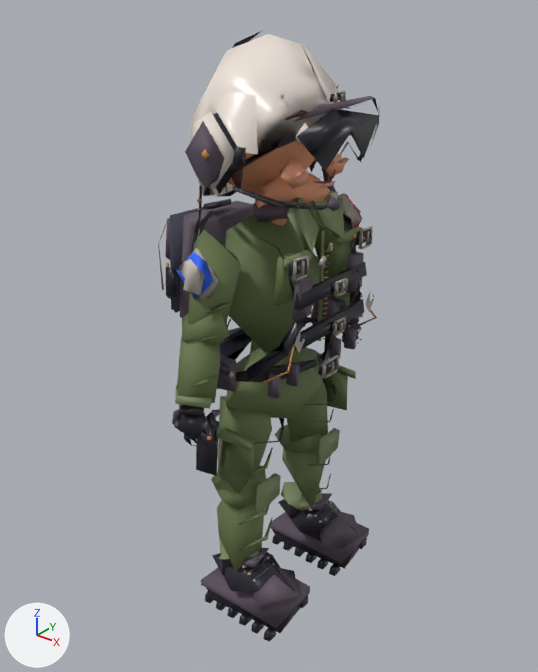
One commit to the glTF model public/assets/models/npc.helicopter-pilot.lod2.glb: the scene before it, then after it.
The view is the same before and after, from a 50 mm camera at (1.242, -1.577, 1.854) aimed at (-0.034, 0.017, 0.865). Arrows for +X, +Y and +Z are at lower left; the lights stay in place. The picture after the commit comes second. Where no turn or scale is listed for an object, it has been applied to the vertices.

Script lines for the objects in view, before the commit:
```python
ob_mesh_0 = bpy.data.objects.new('Mesh_0', me_mesh_0)
ob_mesh_0.location = (0.016, 0.0, 0.77)
ob_mesh_10 = bpy.data.objects.new('Mesh_10', me_mesh_10)
ob_mesh_10.location = (0.001, -0.262, 1.144)
ob_mesh_14 = bpy.data.objects.new('Mesh_14', me_mesh_14)
ob_mesh_14.location = (-0.055, 0.0, 1.062)
ob_mesh_3 = bpy.data.objects.new('Mesh_3', me_mesh_3)
ob_mesh_3.location = (0.008, 0.16, 0.341)
ob_mesh_4 = bpy.data.objects.new('Mesh_4', me_mesh_4)
ob_mesh_4.location = (0.0, -0.152, 0.586)
ob_mesh_6 = bpy.data.objects.new('Mesh_6', me_mesh_6)
ob_mesh_6.location = (0.008, -0.16, 0.341)
ob_mesh_7 = bpy.data.objects.new('Mesh_7', me_mesh_7)
ob_mesh_7.location = (0.001, 0.262, 1.144)
# also in view: 'Mesh_12' at (0.026, -0.382, 0.778); 'Mesh_1' at (0.0, 0.152, 0.586); 'Mesh_2' at (0.062, 0.178, 0.115); 'Mesh_11' at (0.008, -0.326, 0.962); 'Mesh_5' at (0.062, -0.178, 0.115)
```
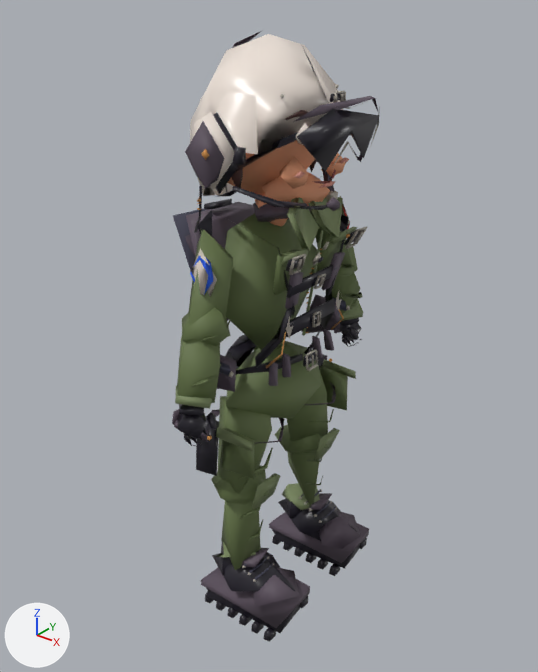
Diff of the bpy script that builds the scene:
```diff
--- a/public/assets/models/npc.helicopter-pilot.lod2.glb.py
+++ b/public/assets/models/npc.helicopter-pilot.lod2.glb.py
@@ me_mesh_3 @@
-me_mesh_3.from_pydata(...)  # 50 vertices, 70 faces; spans x -0.106..0.106, y -0.105..0.105, z -0.176..0.176
+me_mesh_3.from_pydata(...)  # 50 vertices, 70 faces; spans x -0.104..0.106, y -0.105..0.103, z -0.176..0.176
+# me_mesh_3 part 1: 37 of 50 vertices moved; they spanned x -0.106..0.106, y -0.086..0.105, z -0.163..0.102 and now span x -0.082..0.089, y -0.07..0.103, z -0.163..0.102; mean shift (-0.011, -0.002, 0.0); largest move (0.098, 0.007, -0.066) -> (0.067, 0.008, -0.066)
 me_mesh_3.materials.append(mat_pal_apronolive)
@@ me_mesh_6 @@
-me_mesh_6.from_pydata(...)  # 49 vertices, 74 faces; spans x -0.106..0.106, y -0.105..0.105, z -0.176..0.176
+me_mesh_6.from_pydata(...)  # 49 vertices, 74 faces; spans x -0.104..0.106, y -0.103..0.105, z -0.176..0.176
+# me_mesh_6 part 2: 37 of 49 vertices moved; they spanned x -0.106..0.106, y -0.105..0.086, z -0.167..0.102 and now span x -0.089..0.084, y -0.103..0.07, z -0.167..0.102; mean shift (-0.012, 0.003, 0.0); largest move (0.098, -0.007, -0.066) -> (0.067, -0.008, -0.066)
 me_mesh_6.materials.append(mat_pal_apronolive)
@@ me_mesh_7 @@
-me_mesh_7.from_pydata(...)  # 40 vertices, 58 faces; spans x -0.086..0.086, y -0.1..0.1, z -0.14..0.14
+me_mesh_7.from_pydata(...)  # 40 vertices, 58 faces; spans x -0.075..0.072, y -0.081..0.099, z -0.14..0.14
+# me_mesh_7 part 3: 37 of 40 vertices moved; they spanned x -0.086..0.086, y -0.1..0.1, z -0.102..0.106 and now span x -0.075..0.057, y -0.081..0.099, z -0.102..0.1; mean shift (-0.007, -0.019, -0.008); largest move (0.06, 0.089, 0.05) -> (0.04, 0.055, 0.036)
 me_mesh_7.materials.append(mat_pal_apronolive)
@@ me_mesh_10 @@
-me_mesh_10.from_pydata(...)  # 40 vertices, 60 faces; spans x -0.086..0.086, y -0.1..0.1, z -0.14..0.14
+me_mesh_10.from_pydata(...)  # 40 vertices, 60 faces; spans x -0.075..0.072, y -0.099..0.081, z -0.14..0.14
+# me_mesh_10 part 4: 37 of 40 vertices moved; they spanned x -0.086..0.086, y -0.1..0.1, z -0.115..0.106 and now span x -0.075..0.057, y -0.099..0.081, z -0.115..0.1; mean shift (-0.007, 0.018, -0.007); largest move (0.06, -0.089, 0.05) -> (0.04, -0.055, 0.036)
 me_mesh_10.materials.append(mat_pal_apronolive)
@@ me_mesh_14 @@
-me_mesh_14.from_pydata(...)  # 775 vertices, 1153 faces; spans x -0.294..0.294, y -0.242..0.242, z -0.268..0.268
+me_mesh_14.from_pydata(...)  # 775 vertices, 1153 faces; spans x -0.244..0.261, y -0.249..0.249, z -0.268..0.268
+# me_mesh_14 part 5: the loose piece of 8 vertices spanning x 0.199..0.274, y -0.233..-0.174, z -0.19..-0.079 is scaled about its middle by (0.665, 0.693, 1), then moved by (-0.061, 0.062, 0.0)
+# me_mesh_14 part 6: the loose piece of 8 vertices spanning x 0.199..0.274, y 0.174..0.233, z -0.19..-0.079 is scaled about its middle by (0.665, 0.693, 1), then moved by (-0.061, -0.062, 0.0)
+# me_mesh_14 part 7: the loose piece of 8 vertices spanning x 0.27..0.277, y -0.195..-0.146, z -0.1..-0.029 is scaled about its middle by (0.665, 0.693, 1), then moved by (-0.073, 0.052, 0.0)
+# me_mesh_14 part 8: the loose piece of 8 vertices spanning x 0.27..0.277, y 0.146..0.195, z -0.1..-0.029 is scaled about its middle by (0.665, 0.693, 1), then moved by (-0.073, -0.052, 0.0)
+# me_mesh_14 part 9: 555 of 775 vertices moved; they spanned x -0.294..0.294, y -0.242..0.242, z -0.197..0.195 and now span x -0.244..0.261, y -0.249..0.249, z -0.197..0.195; mean shift (-0.009, 0.001, 0.0); largest move (-0.282, 0.129, -0.075) -> (-0.169, 0.09, -0.075)
+# other edits to the shape of me_mesh_14 do not show in these pictures
 me_mesh_14.materials.append(mat_pal_apronolive)
@@ me_mesh_0 @@
-me_mesh_0.from_pydata(...)  # 210 vertices, 322 faces; spans x -0.2..0.2, y -0.292..0.292, z -0.159..0.159
+me_mesh_0.from_pydata(...)  # 210 vertices, 322 faces; spans x -0.18..0.131, y -0.292..0.292, z -0.159..0.159
+# me_mesh_0 part 10: the loose piece of 8 vertices spanning x 0.182..0.195, y -0.033..0.033, z 0.097..0.103 is scaled about its middle by (0.665, 0.693, 1), then moved by (-0.069, 0.0, 0.0)
+# me_mesh_0 part 11: 133 of 210 vertices moved; they spanned x -0.2..0.2, y -0.23..0.249, z -0.025..0.112 and now span x -0.147..0.131, y -0.222..0.222, z -0.025..0.112; mean shift (-0.028, -0.001, 0.0); largest move (0.148, 0.198, 0.107) -> (0.093, 0.137, 0.107)
 me_mesh_0.materials.append(mat_pal_apronolive)
```

Location of each change, [x1, y1, x2, y2] in pixels of the pictures (538 x 672 px; the box of a moved part takes in the faces that stretch with it):
'Mesh_14', reshaped (11% narrower, 8% shorter)
    before: [158, 197, 377, 383]
    after: [173, 197, 367, 368]
'Mesh_0', reshaped
    before: [217, 296, 357, 418]
    after: [217, 295, 350, 418]
'Mesh_6', reshaped
    before: [211, 465, 281, 570]
    after: [211, 465, 280, 570]
'Mesh_10', reshaped (31% narrower)
    before: [177, 230, 241, 325]
    after: [189, 230, 233, 325]
'Mesh_3', reshaped
    before: [275, 424, 340, 511]
    after: [275, 425, 340, 510]
'Mesh_7', reshaped (19% narrower)
    before: [310, 185, 362, 261]
    after: [310, 186, 352, 265]
part 1 of me_mesh_3, moved or reshaped
    before: [281, 430, 340, 511]
    after: [282, 430, 340, 510]
part 2 of me_mesh_6, moved or reshaped
    before: [211, 476, 281, 569]
    after: [211, 476, 280, 569]
part 5 of me_mesh_14, moved or reshaped
    before: [263, 346, 294, 383]
    after: [266, 332, 286, 368]
part 6 of me_mesh_14, moved or reshaped
    before: [357, 306, 377, 327]
    after: [331, 309, 344, 330]
part 7 of me_mesh_14, moved or reshaped
    before: [294, 331, 305, 353]
    after: [286, 316, 293, 339]
part 8 of me_mesh_14, moved or reshaped
    before: [365, 291, 374, 311]
    after: [336, 291, 342, 310]
part 9 of me_mesh_14, moved or reshaped
    before: [158, 197, 373, 382]
    after: [173, 197, 367, 368]
part 10 of me_mesh_0, moved or reshaped
    before: [323, 355, 338, 364]
    after: [306, 350, 316, 356]
part 11 of me_mesh_0, moved or reshaped
    before: [220, 301, 357, 401]
    after: [225, 295, 339, 401]
